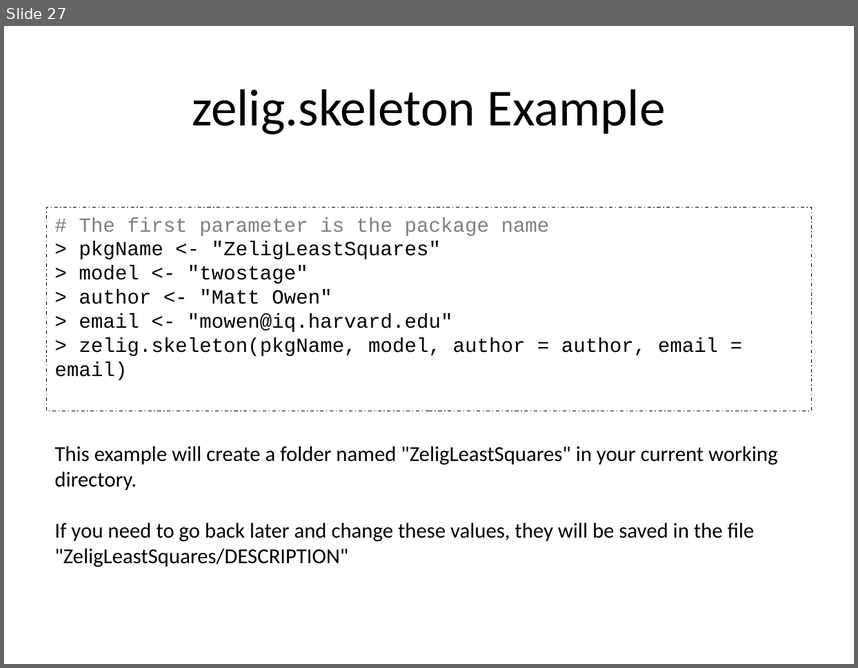
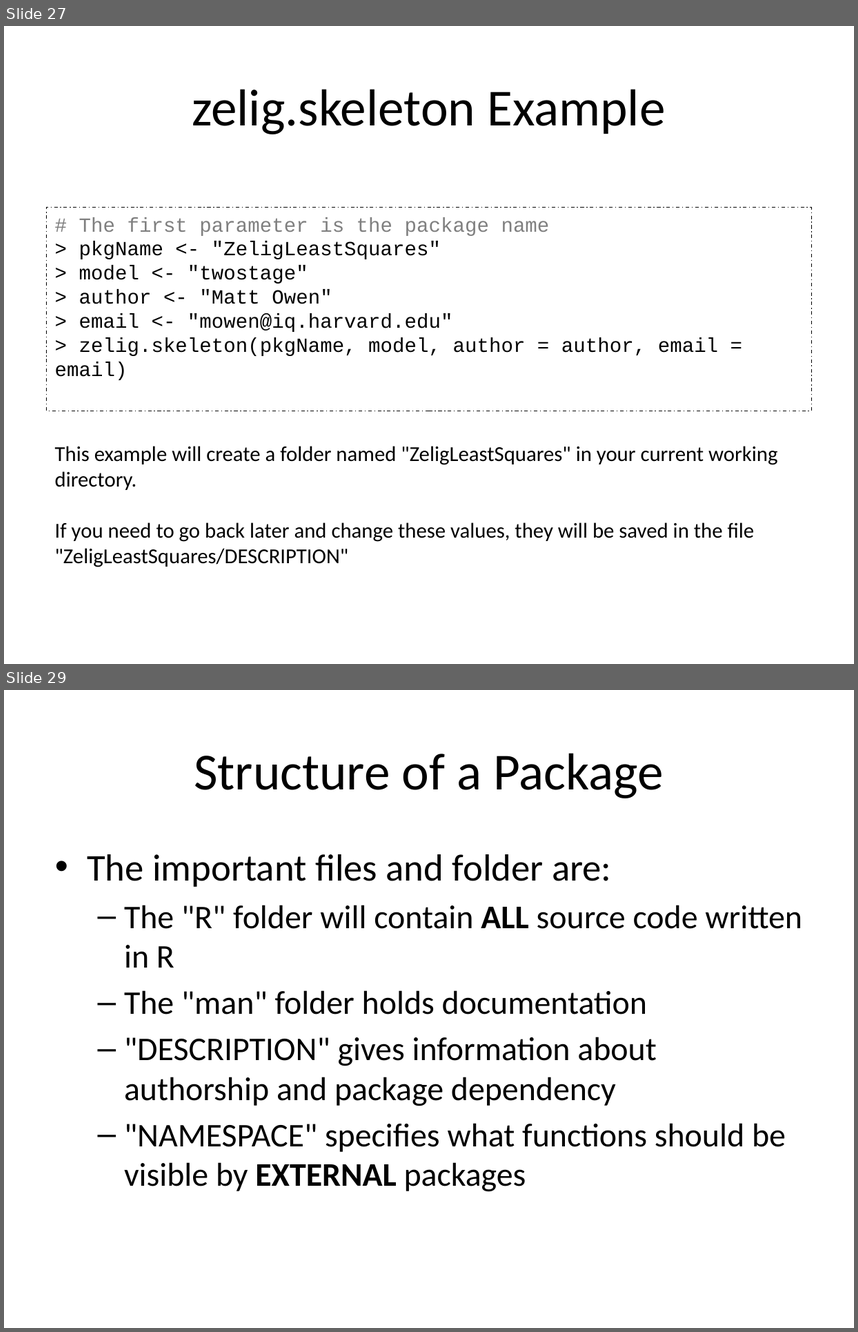
Before and after one commit to IQSS/Zelig4-Documentation, a slide deck: January-Class/Zelig4_zelig2.pptx. Shown one above the other, each under a label of ours: slide 27 before the commit, slides 27 and 29 after it; the slides between them are not shown. The pictures are 858x668 and 858x1332 pixels, drawn with LibreOffice and Linux fonts; fonts in the diff are those of the drawing. Boxes give left, top, right and bottom in pixels: in the first picture for what was removed or moved away, otherwise in the second. Text is boxed around its words. In the diff, an @@ line names an element or a change of style, - is before the commit and + after.

Commit message:
PPTX

```diff
--- a/January-Class/Zelig4_zelig2.pptx
+++ b/January-Class/Zelig4_zelig2.pptx
@@ slide 29 added at [4,690,854,1328], background #FFFFFF @@
@@ title added at [194,753,663,798], 44 pt, text #000000 @@
+Structure of a Package
@@ text added at [87,854,802,1192], 28 pt, text #000000 @@
+• The important files and folder are:
+  – The "R" folder will contain ALL source code written in R
+  – The "man" folder holds documentation
+  – "DESCRIPTION" gives information about authorship and package dependency
+  – "NAMESPACE" specifies what functions should be visible by EXTERNAL packages
```
Also in this commit, not shown: 7 other slides added.
